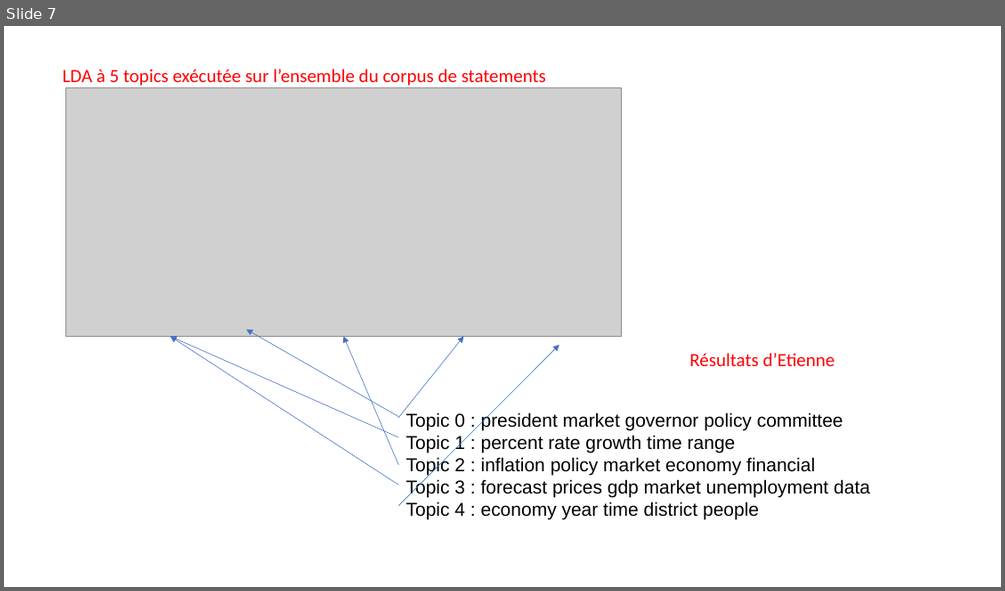
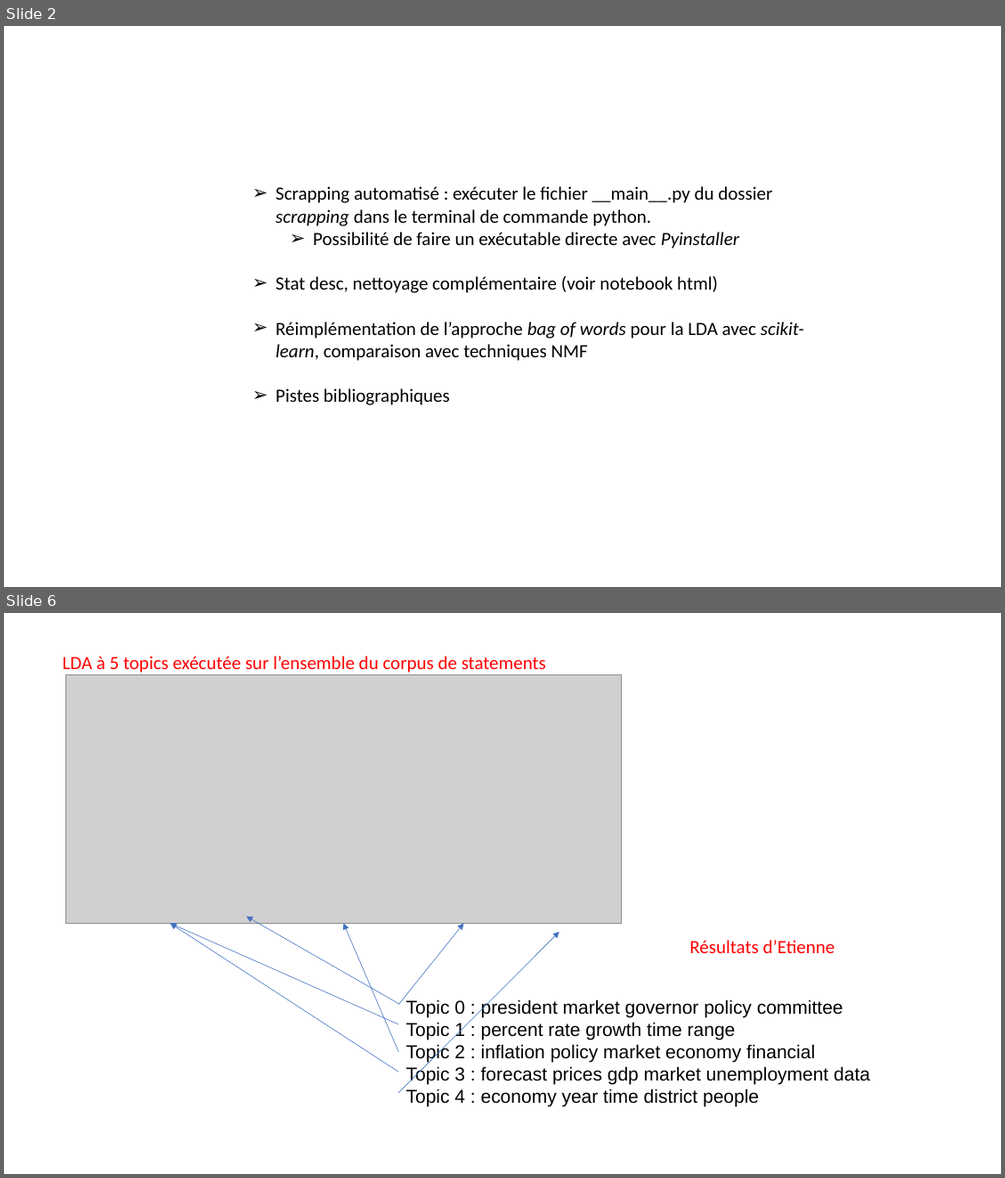
Before and after one commit to erialc-cal/NLP-FOMC, a slide deck: Pour_reu/reu1.pptx. Shown one above the other, each under a label of ours: slide 7 before the commit, slides 2 and 6 after it; the slides between them are not shown. The pictures are 1005x591 and 1005x1178 pixels, drawn with LibreOffice and Linux fonts; fonts in the diff are those of the drawing; grey boxes stand for pictures. Boxes give left, top, right and bottom in pixels: in the first picture for what was removed or moved away, otherwise in the second. Text is boxed around its words. In the diff, an @@ line names an element or a change of style, - is before the commit and + after.

```diff
--- a/Pour_reu/reu1.pptx
+++ b/Pour_reu/reu1.pptx
@@ slide 2 added at (4,26,1001,587), background #FFFFFF @@
@@ text added at (275,186,804,405), 18 pt, text #000000 @@
+➢ Scrapping automatisé : exécuter le fichier __main__.py du dossier scrapping dans le terminal de commande python.
+  ➢ Possibilité de faire un exécutable directe avec Pyinstaller
+➢ Stat desc, nettoyage complémentaire (voir notebook html)
+➢ Réimplémentation de l’approche bag of words pour la LDA avec scikit-learn, comparaison avec techniques NMF
+➢ Pistes bibliographiques
@@ what was slide 7 is now slide 6 @@
```
Also in this commit, not shown: 1 slide changed, 5 other slides added, 5 slides removed, 1 other file.
